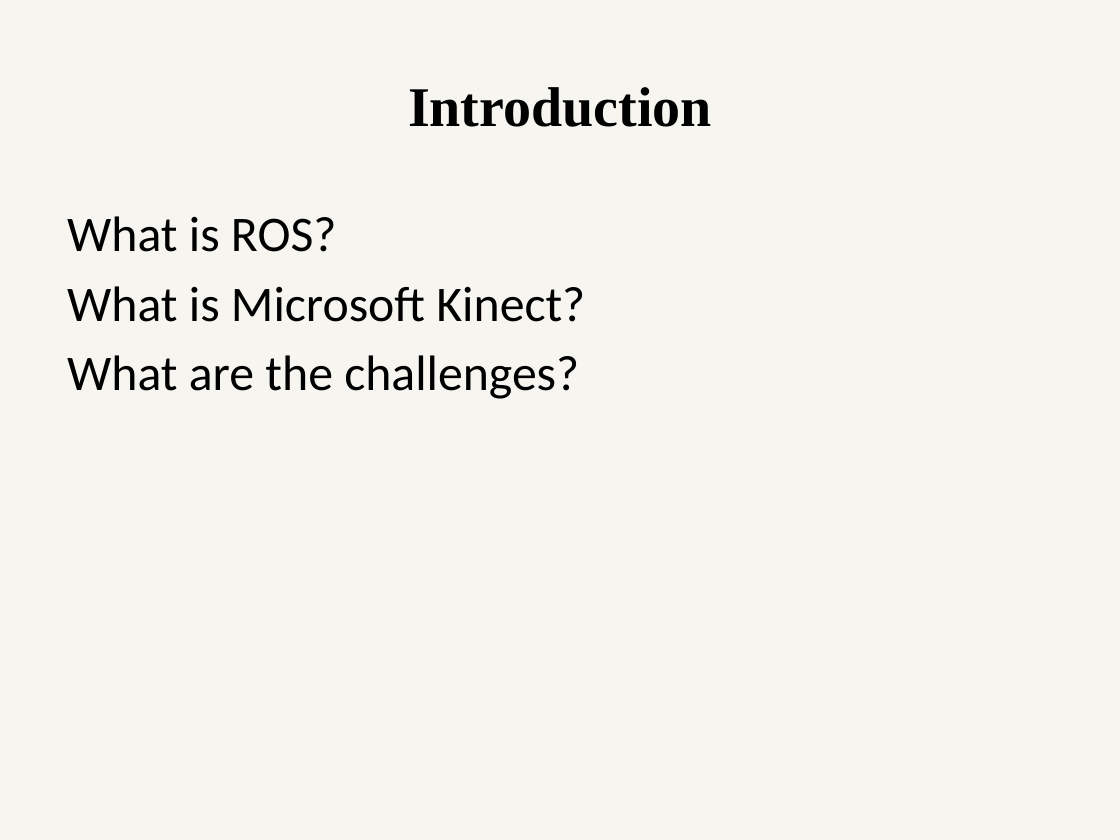
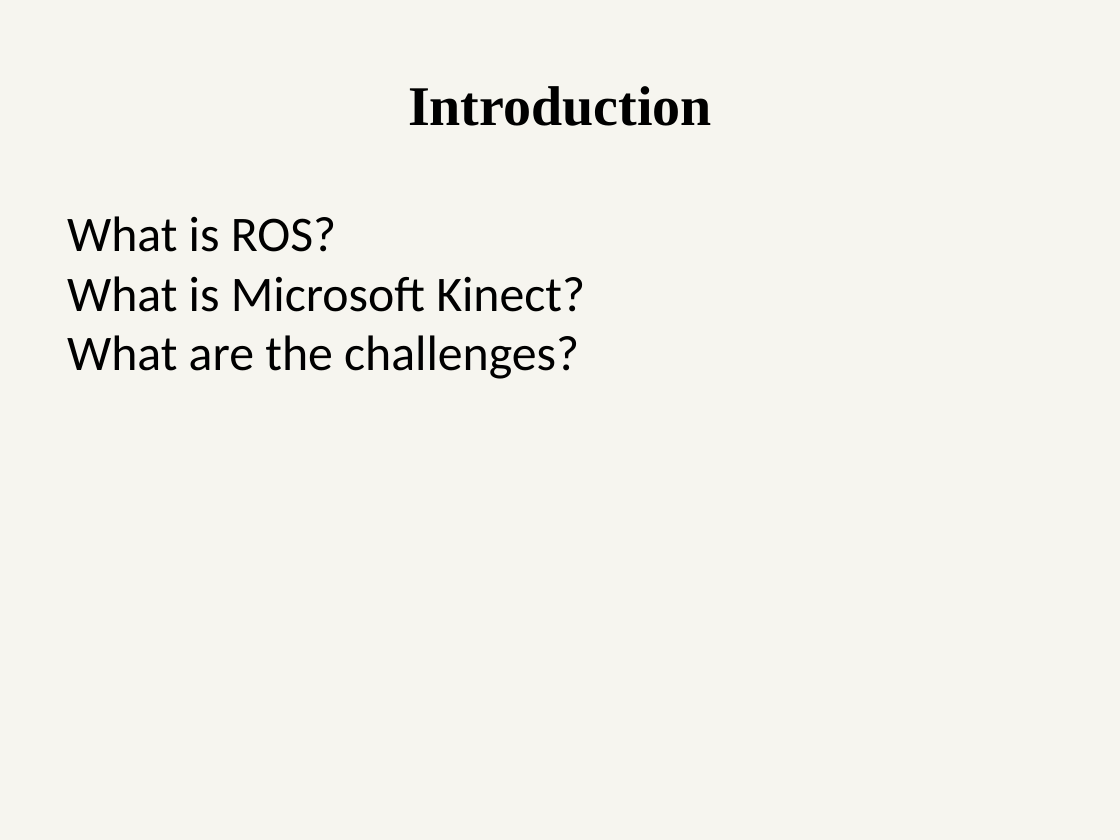
Before and after one commit to ETRX-Batch-2019/Robot-Development-using-ROS, a slide deck: slide 5 of Presentation/4-Aug/Robot-dev-using-ROS.pptx. Drawn at 1120x840 pixels with LibreOffice and Linux fonts; fonts in the diff are those of the drawing. Boxes give left, top, right and bottom in pixels: in the first picture for what was removed or moved away, otherwise in the second. Text is boxed around its words. In the diff, an @@ line names an element or a change of style, - is before the commit and + after.

```diff
--- a/Presentation/4-Aug/Robot-dev-using-ROS.pptx
+++ b/Presentation/4-Aug/Robot-dev-using-ROS.pptx
@@ background #EEECE1 at 50% opacity to #EEECE1 at 51% opacity @@
@@ text "What is ROS?" at [67,216,585,379]: indent changed; less space between paragraphs @@
```
Also in this commit, not shown: 10 other slides changed, 1 slide added, 2 slides removed.
